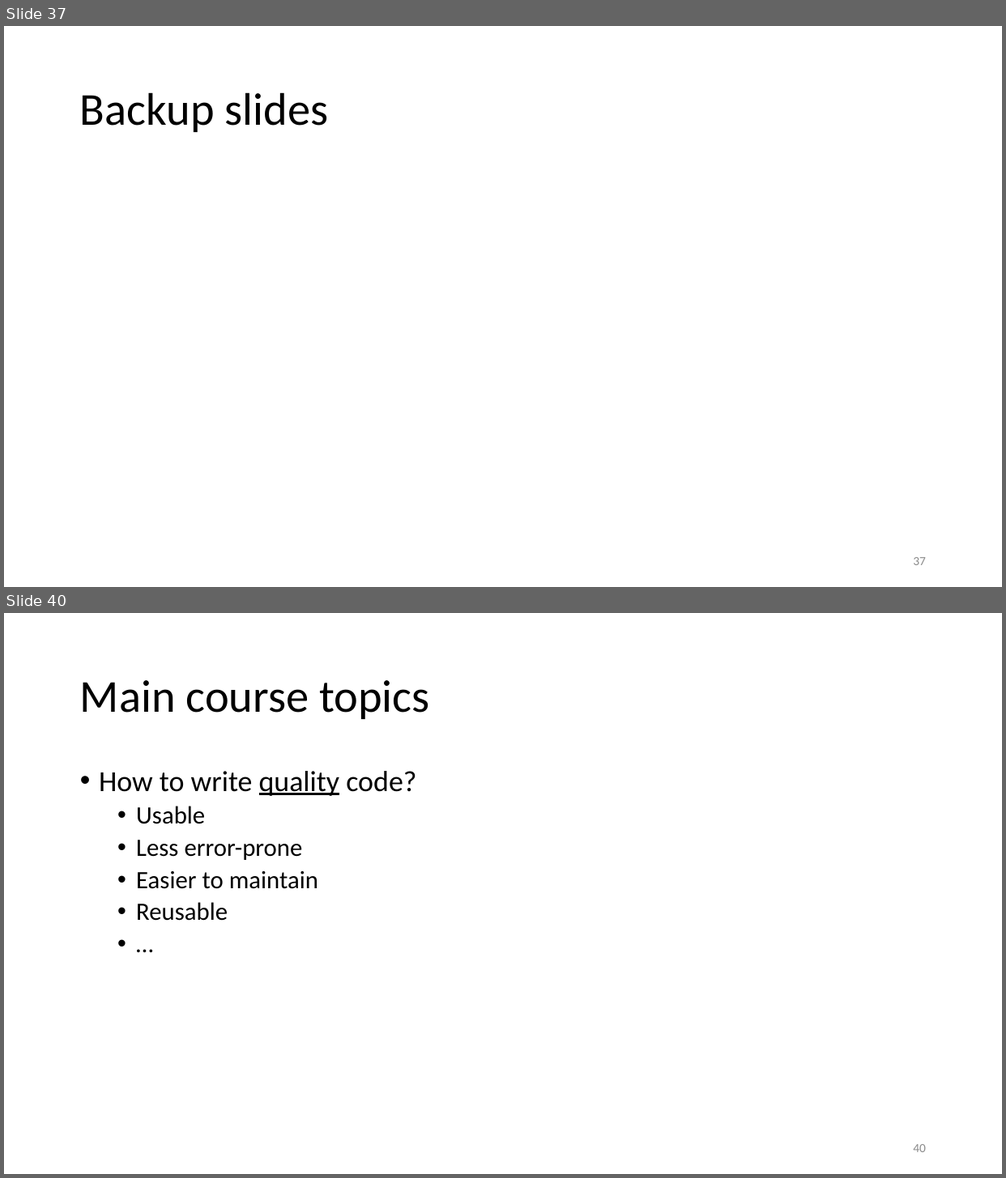
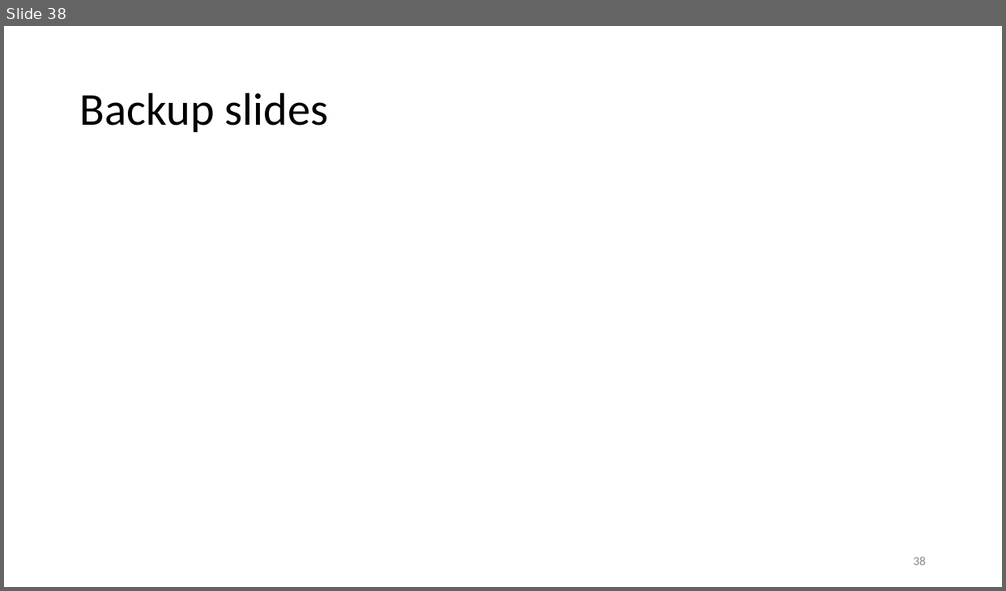
Before and after one commit to tongzhou80/cs6100, a slide deck: slides/Lecture1.pptx. Shown one above the other, each under a label of ours: slides 37 and 40 before the commit, slide 38 after it; the slides between them are not shown. The pictures are 1006x1178 and 1006x591 pixels, drawn with LibreOffice and Linux fonts; fonts in the diff are those of the drawing; background and template pictures are left out. Boxes give left, top, right and bottom in pixels: in the first picture for what was removed or moved away, otherwise in the second. Text is boxed around its words. In the diff, an @@ line names an element or a change of style, - is before the commit and + after.

```diff
--- a/slides/Lecture1.pptx
+++ b/slides/Lecture1.pptx
@@ slide 40 removed at [4, 613, 1002, 1174], background #FFFFFF @@
@@ title removed at [80, 680, 430, 719] @@
-Main course topics
@@ text removed at [99, 771, 416, 921] @@
-• How to write quality code?
-  • Usable
-  • Less error-prone
-  • Easier to maintain
-  • Reusable
-  • …
@@ page number removed at [913, 1144, 926, 1152] @@
-40
@@ what was slide 37 is now slide 38 @@
@@ page number at [913, 557, 926, 565]: text changed @@
-37
+38
```
Also in this commit, not shown: 1 slide added, 4 other slides removed, 5 other files.
